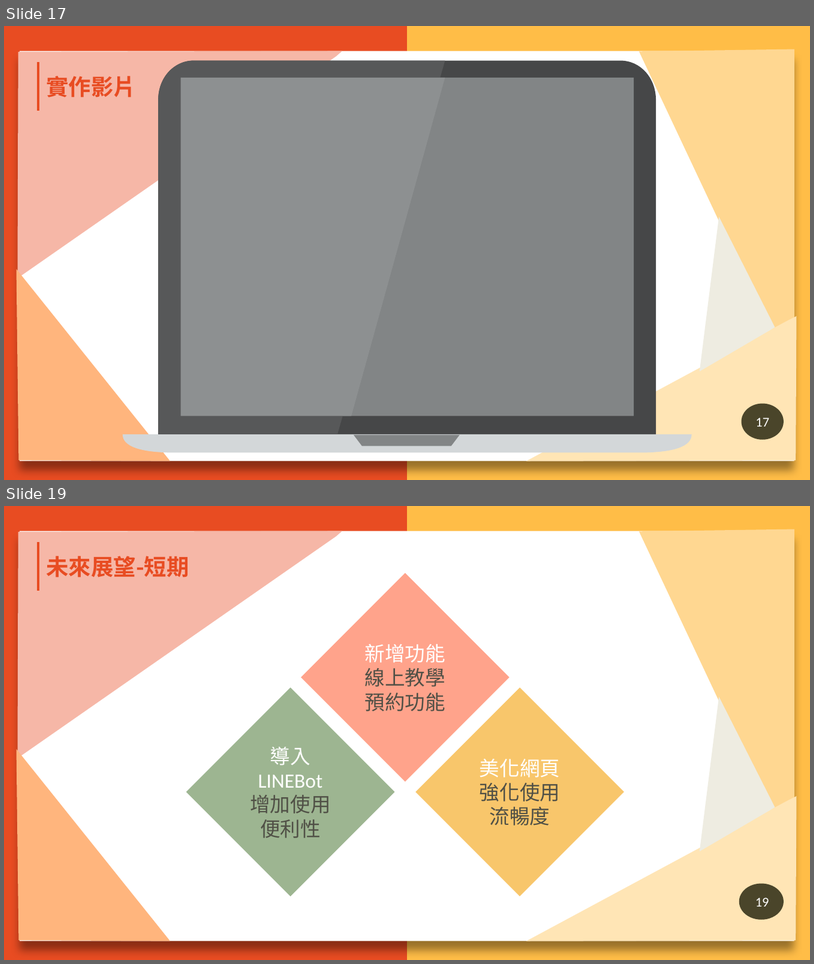
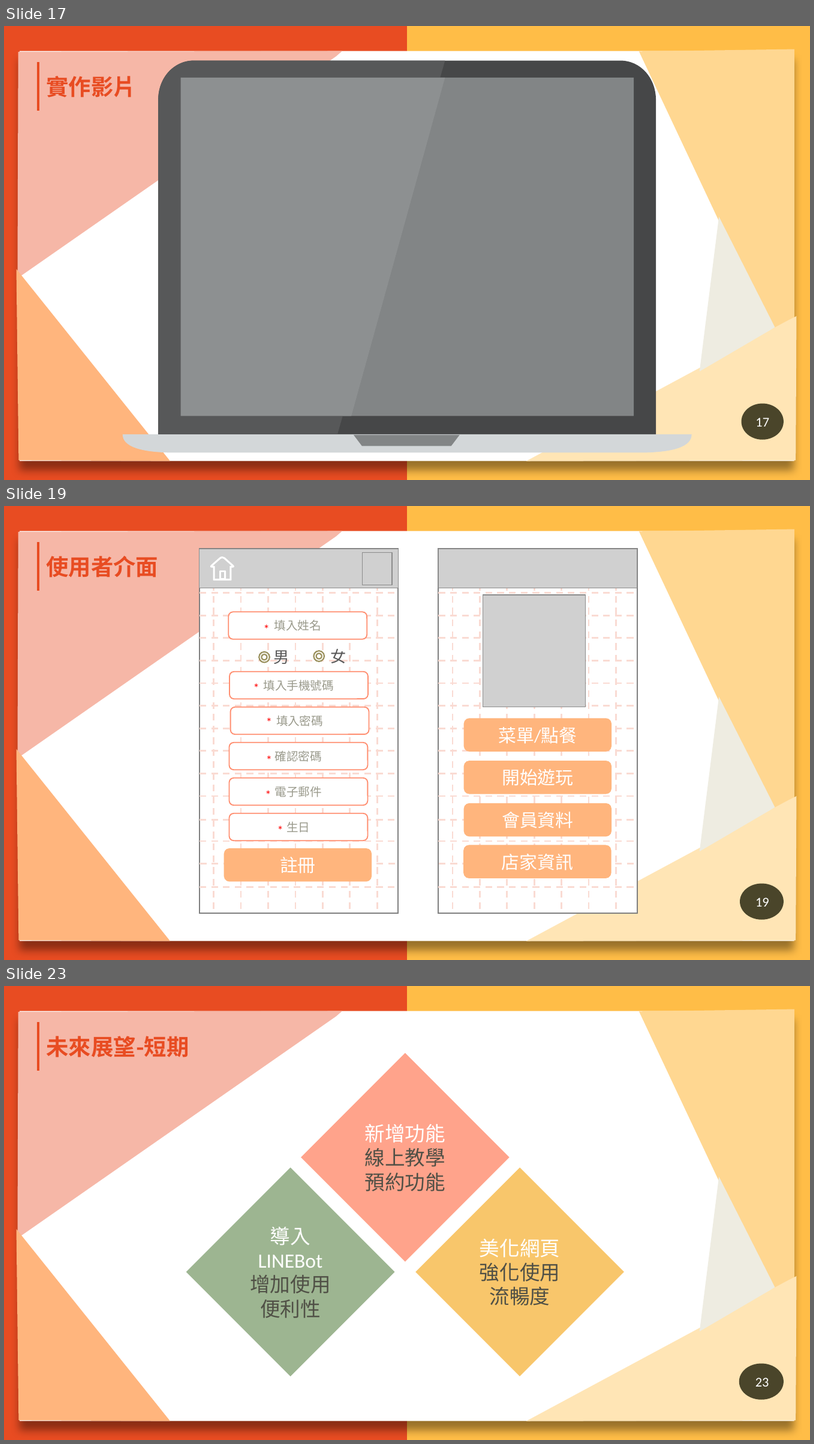
Before and after one commit to N1066442/board-game, a slide deck: 第109408組-AOWU桌遊GO-ppt.pptx. Shown one above the other, each under a label of ours: slides 17 and 19 before the commit, slides 17, 19 and 23 after it; the slides between them are not shown. The pictures are 814x964 and 814x1444 pixels, drawn with LibreOffice and Linux fonts; fonts in the diff are those of the drawing; grey boxes stand for pictures; background and template pictures are left out. Boxes give left, top, right and bottom in pixels: in the first picture for what was removed or moved away, otherwise in the second. Text is boxed around its words. In the diff, an @@ line names an element or a change of style, - is before the commit and + after.

```diff
--- a/第109408組-AOWU桌遊GO-ppt.pptx
+++ b/第109408組-AOWU桌遊GO-ppt.pptx
@@ slide 19 added at (4,506,810,960), background #FFBD47; not listed: 8 template elements that a slide beside it also shows @@
@@ text added at (46,556,158,577), 20 pt, text #E84C22, bold @@
+使用者介面
@@ freeform shape added at (210,557,234,580), fill #FFFFFF, outline #FFFFFF 0.75 pt @@
@@ picture added at (362,553,392,585) @@
@@ freeform shape added at (220,571,226,579), fill #FFFFFF, outline #FFFFFF 0.75 pt @@
@@ text added at (255,617,278,640), 11 pt, text #FF0000 @@
+*
@@ text added at (331,649,347,663), 14 pt, text #595959 @@
+女
@@ donut added at (259,652,269,663), fill #EEECE1, outline #948A54 1 pt @@
@@ text added at (274,650,290,664), 14 pt, text #595959 @@
+男
@@ donut added at (314,651,324,661), fill #EEECE1, outline #948A54 1 pt @@
@@ text added at (245,676,267,700), 11 pt, text #FF0000 @@
+*
@@ text added at (258,710,281,733), 11 pt, text #FF0000 @@
+*
@@ text added at (258,748,281,771), 11 pt, text #FF0000 @@
+*
@@ text added at (257,783,280,806), 11 pt, text #FF0000 @@
+*
@@ group added at (199,549,399,912): 22 lines, 7 rounded rectangles, 1 rectangle, 1 picture @@
+填入姓名
+註冊
+填入手機號碼
+填入密碼
+確認密碼
+電子郵件
+生日
@@ text added at (269,818,292,841), 11 pt, text #FF0000 @@
+*
@@ group added at (438,549,638,912): 22 lines, 4 rounded rectangles, 2 pictures, 1 rectangle @@
+菜單/點餐
+開始遊玩
+會員資料
+店家資訊
@@ page number added at (740,883,784,919), fill #4A452A, 12 pt, text #FFFFFF @@
+19
@@ what was slide 19 is now slide 23 @@
@@ page number at (756,1377,770,1386): text changed @@
-19
+23
```
Also in this commit, not shown: 6 slides changed, 7 other slides added, 1 slide removed, 3 other files.
